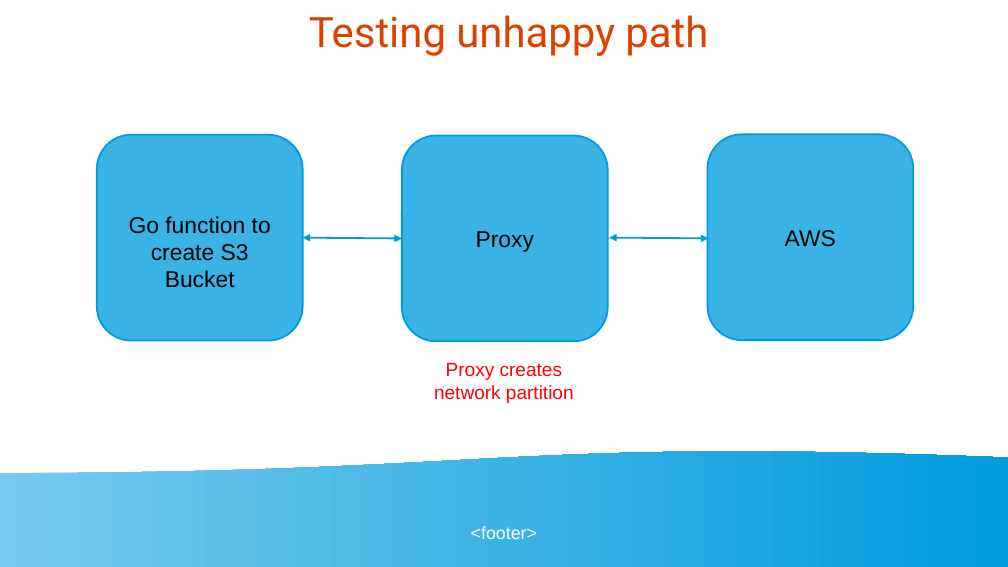
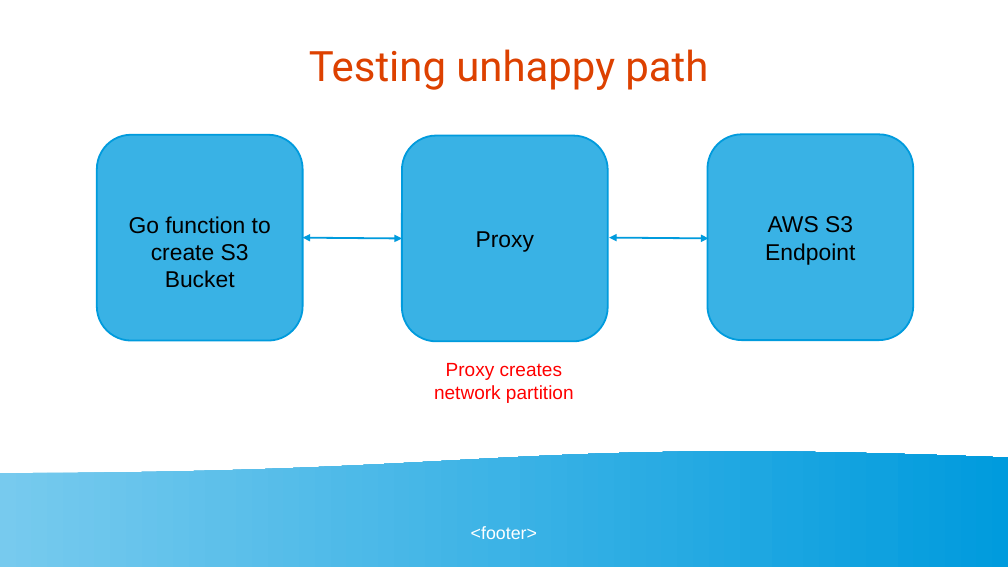
Before and after one commit to golangbot/gophercon-uk-2025-talk, a slide deck: slide 12 of Presentation.odp. Drawn at 1008x567 pixels with LibreOffice and Linux fonts; fonts in the diff are those of the drawing. Boxes give left, top, right and bottom in pixels: in the first picture for what was removed or moved away, otherwise in the second. Text is boxed around its words. In the diff, an @@ line names an element or a change of style, - is before the commit and + after.

```diff
--- a/Presentation.odp
+++ b/Presentation.odp
@@ title "Testing unhappy path": place and size @@
-title "Testing unhappy path" at (309,15,708,56)
+title "Testing unhappy path" at (309,49,708,90)
@@ text in rounded rectangle at (765,216,855,265): text changed @@
-AWS
+AWS S3 Endpoint
```
Also in this commit, not shown: 5 other slides changed, 2 other files.
